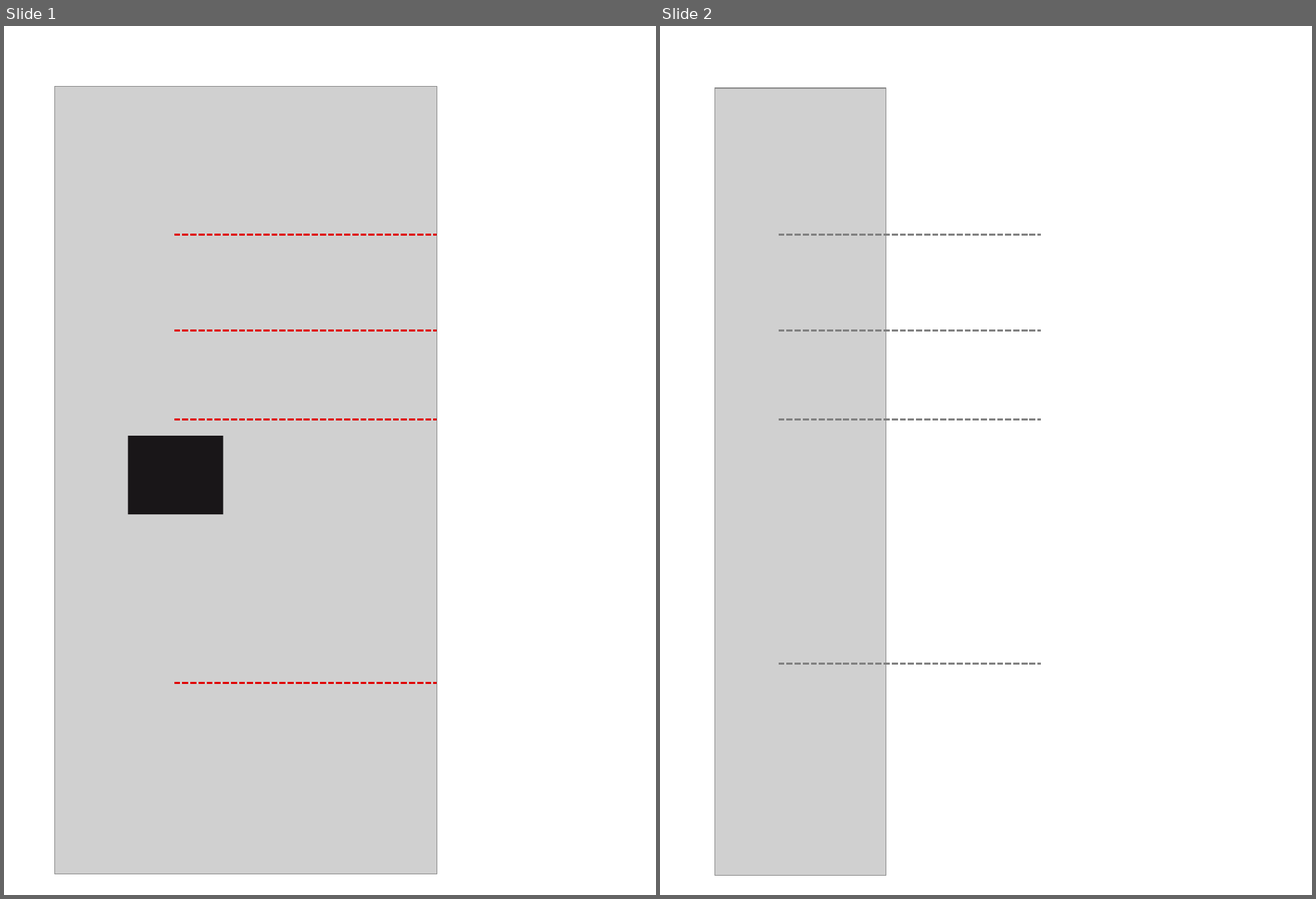
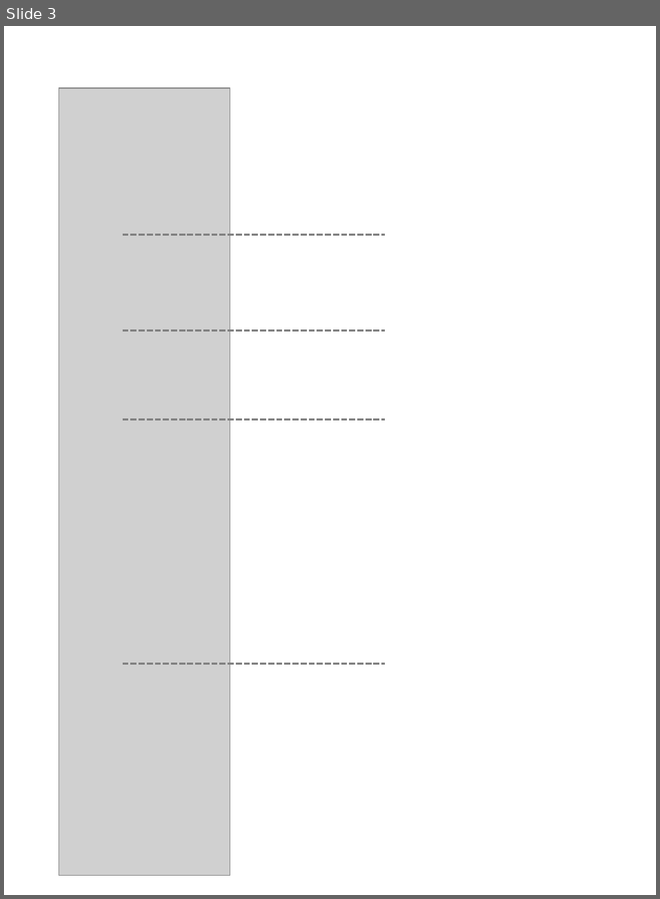
Before and after one commit to aaronbaggett/baseball_blog, a slide deck: figs/Anthro_Dimensions.pptx. Shown side by side, each under a label of ours: slides 1 and 2 before the commit, slide 3 after it. The pictures are 1316x899 and 660x899 pixels, drawn with LibreOffice and Linux fonts; fonts in the diff are those of the drawing; grey boxes stand for pictures. Boxes give left, top, right and bottom in pixels: in the first picture for what was removed or moved away, otherwise in the second. Text is boxed around its words. In the diff, an @@ line names an element or a change of style, - is before the commit and + after.

```diff
--- a/figs/Anthro_Dimensions.pptx
+++ b/figs/Anthro_Dimensions.pptx
@@ slide 1 removed at (4, 26, 656, 895), background #FFFFFF @@
@@ picture removed at (55, 87, 437, 875) @@
@@ line removed from (174, 234) to (437, 234) @@
@@ line removed from (174, 330) to (437, 330) @@
@@ rectangle removed at (128, 436, 223, 515) @@
@@ line removed from (174, 419) to (437, 419) @@
@@ line removed from (174, 683) to (437, 683) @@
@@ what was slide 2 is now slide 3 @@
```
Also in this commit, not shown: 2 slides added, 4 other files.
